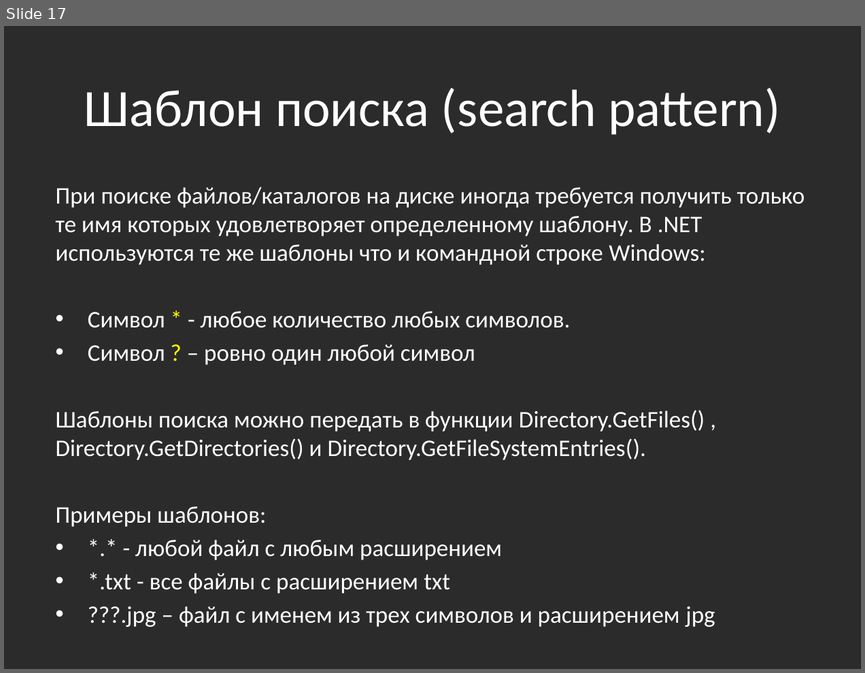
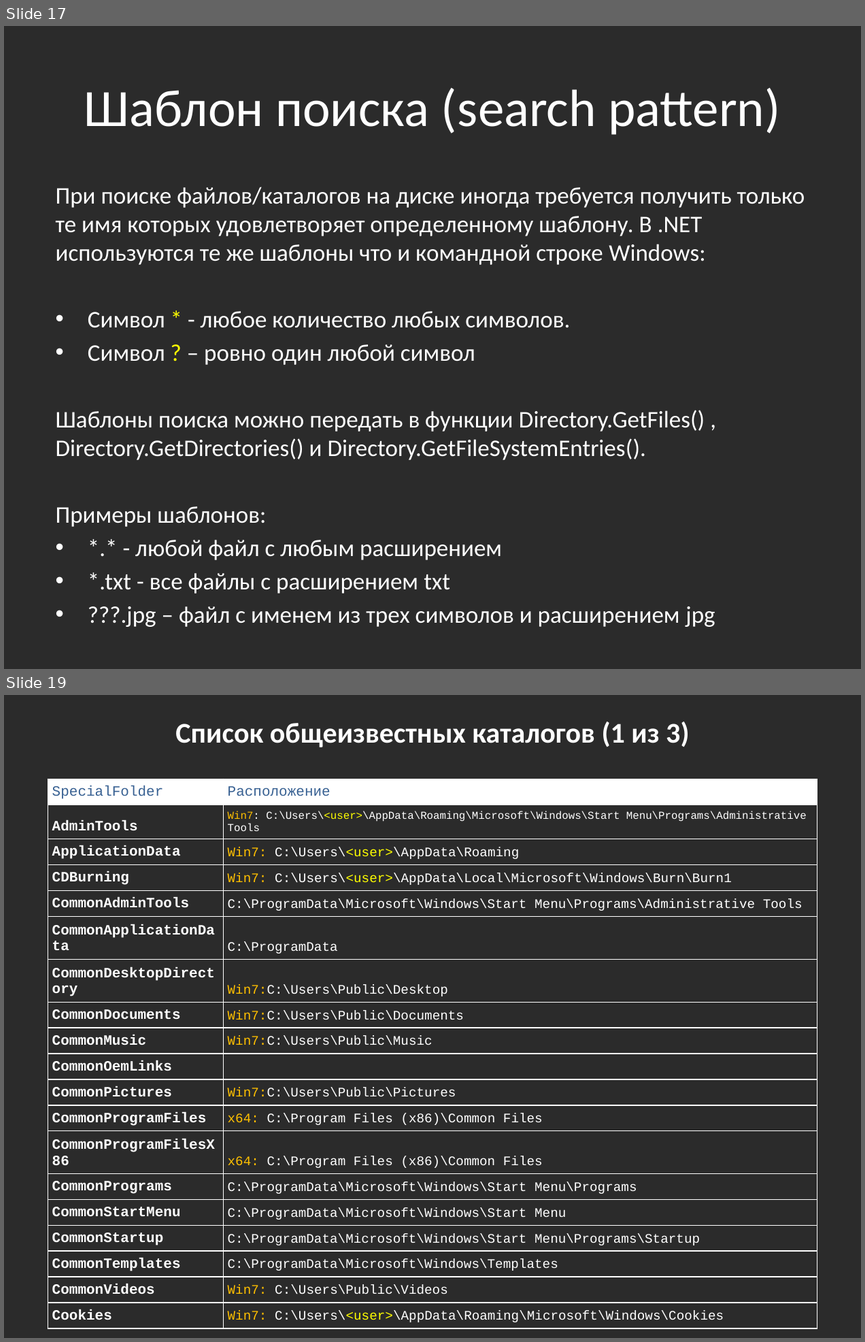
Before and after one commit to bazile/Training, a slide deck: Presentation/lesson-04-io.pptx. Shown one above the other, each under a label of ours: slide 17 before the commit, slides 17 and 19 after it; the slides between them are not shown. The pictures are 865x673 and 865x1342 pixels, drawn with LibreOffice and Linux fonts; fonts in the diff are those of the drawing; background and template pictures are left out; a plain dark background stands for a picture behind light text. Boxes give left, top, right and bottom in pixels: in the first picture for what was removed or moved away, otherwise in the second. Text is boxed around its words. In the diff, an @@ line names an element or a change of style, - is before the commit and + after.

```diff
--- a/Presentation/lesson-04-io.pptx
+++ b/Presentation/lesson-04-io.pptx
@@ slide 19 added at [4,695,861,1338], background picture (left out) @@
@@ text added at [175,722,689,747], 24 pt, text #FFFFFF, bold @@
+Список общеизвестных каталогов (1 из 3)
@@ table added at [48,779,817,1325], 19 rows, 2 columns @@
+SpecialFolder | Расположение
+AdminTools | Win7: C:\Users\<user>\AppData\Roaming\Microsoft\Windows\Start Menu\Programs\Administrative Tools
+ApplicationData | Win7: C:\Users\<user>\AppData\Roaming
+CDBurning | Win7: C:\Users\<user>\AppData\Local\Microsoft\Windows\Burn\Burn1
+CommonAdminTools | C:\ProgramData\Microsoft\Windows\Start Menu\Programs\Administrative Tools
+CommonApplicationData | C:\ProgramData
+CommonDesktopDirectory | Win7:C:\Users\Public\Desktop
+CommonDocuments | Win7:C:\Users\Public\Documents
+CommonMusic | Win7:C:\Users\Public\Music
+CommonOemLinks | 
+CommonPictures | Win7:C:\Users\Public\Pictures
+CommonProgramFiles | x64: C:\Program Files (x86)\Common Files
+CommonProgramFilesX86 | x64: C:\Program Files (x86)\Common Files
+CommonPrograms | C:\ProgramData\Microsoft\Windows\Start Menu\Programs
+CommonStartMenu | C:\ProgramData\Microsoft\Windows\Start Menu
+CommonStartup | C:\ProgramData\Microsoft\Windows\Start Menu\Programs\Startup
+CommonTemplates | C:\ProgramData\Microsoft\Windows\Templates
+CommonVideos | Win7: C:\Users\Public\Videos
+Cookies | Win7: C:\Users\<user>\AppData\Roaming\Microsoft\Windows\Cookies
```
Also in this commit, not shown: 1 slide changed, 2 other slides added, 1 other file.
